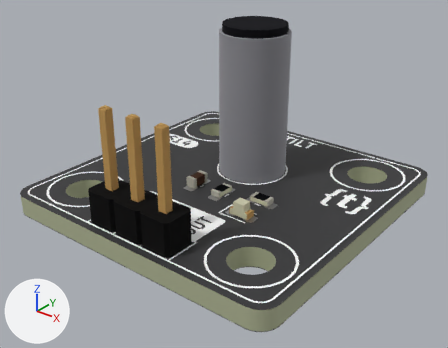
Renders of the glTF model assets/img/kit/s14.glb from each side of a commit.
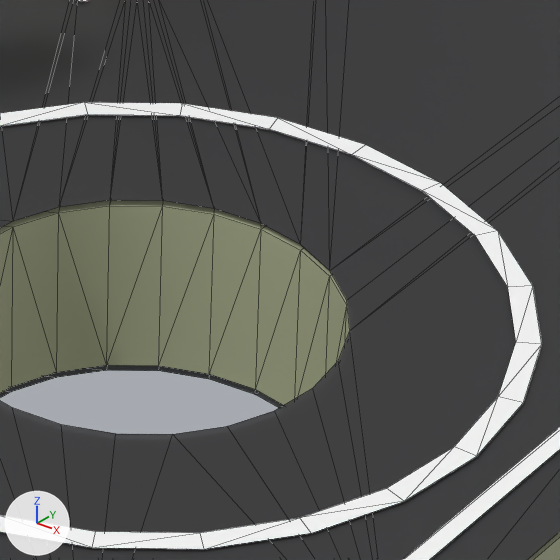
The first picture shows the older version from a camera (50 mm lens) standing at (0.1395, -0.1471, 0.0238) and looking at (0.1125, -0.1134, 0.0029). The close-ups show the older and then the newer version on the part from 52% to 67% of the width and 64% to 83% of the height of that picture. Only the edits that show in the close-ups are written down. The lights are fixed; the arrows at lower left show +X, +Y and +Z. The close-ups show mesh edges as thin lines. Where no turn or scale is listed for an object, it has been applied to the vertices. Vertices at exactly the same position are counted once.

The first close-up shows '=>[0:1:1:10]', '=>[0:1:1:11]', '=>[0:1:1:12]', '=>[0:1:1:8]'.
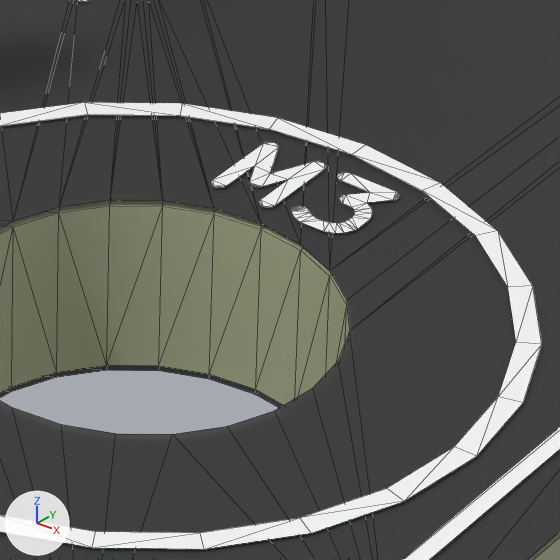
Pixel boxes [x1, y1, x2, y2] of what changed, in the close-ups (560 x 560 px):
part 1 of me_tilt_silkscreen, added
    after: [291, 172, 400, 233]
part 2 of me_tilt_silkscreen, added
    after: [211, 142, 327, 208]

What changed in the scene script:
```text
Change me_tilt_silkscreen:
    used by ob_0_1_1_8; location = (0.0, 0.0, 0.0)
    remove me_tilt_silkscreen.from_pydata(...)  # 1624 vertices, 1616 faces; spans x 0.1005..0.1235, y -0.1235..-0.1005, z 0.0016
    add me_tilt_silkscreen.from_pydata(...)  # 2184 vertices, 2160 faces; spans x 0.1005..0.1235, y -0.1235..-0.1005, z 0.0016
    me_tilt_silkscreen part 1: a new loose piece of 75 vertices spanning x 0.1201..0.1207, y -0.1182..-0.1174, z 0.0016, in mat_mat_11 (white #fbfbfb)
    me_tilt_silkscreen part 2: a new loose piece of 65 vertices spanning x 0.1193..0.12, y -0.1182..-0.1174, z 0.0016, in mat_mat_11 (white #fbfbfb)
    other edits to the shape of me_tilt_silkscreen do not show in these pictures
```
